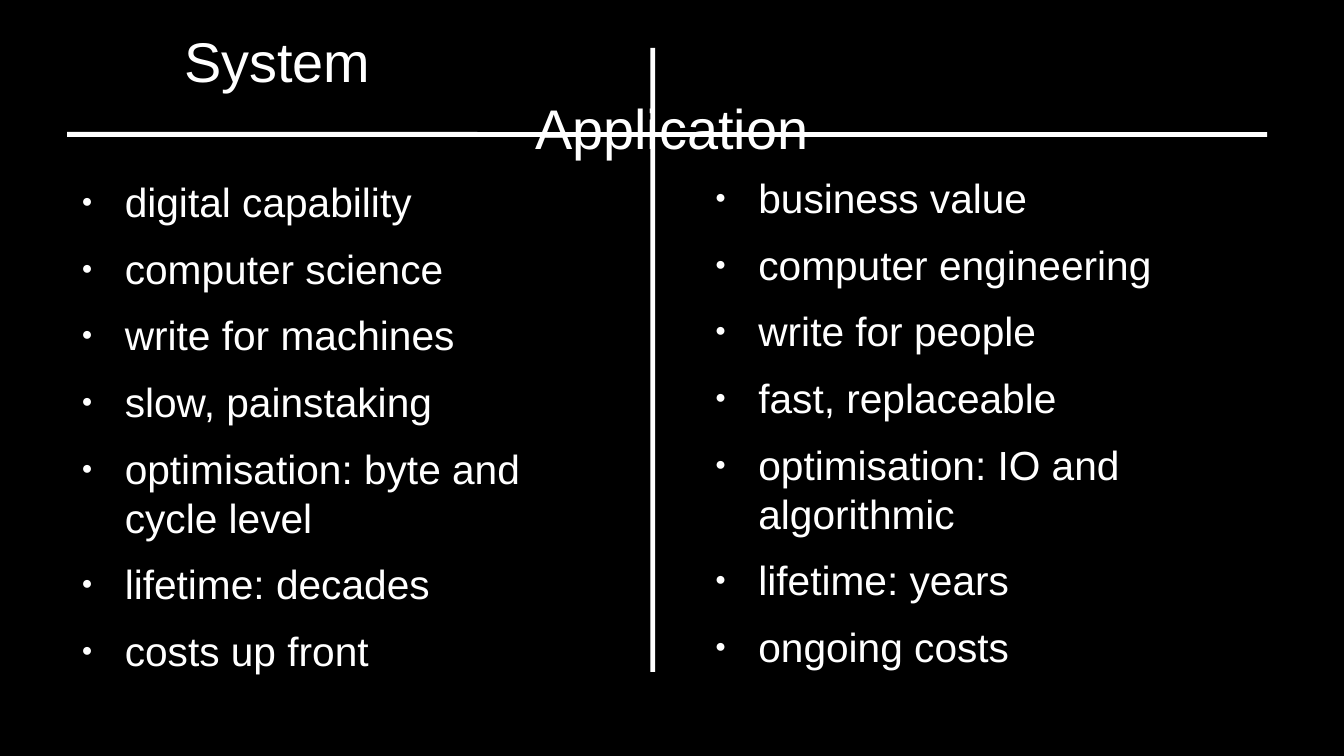
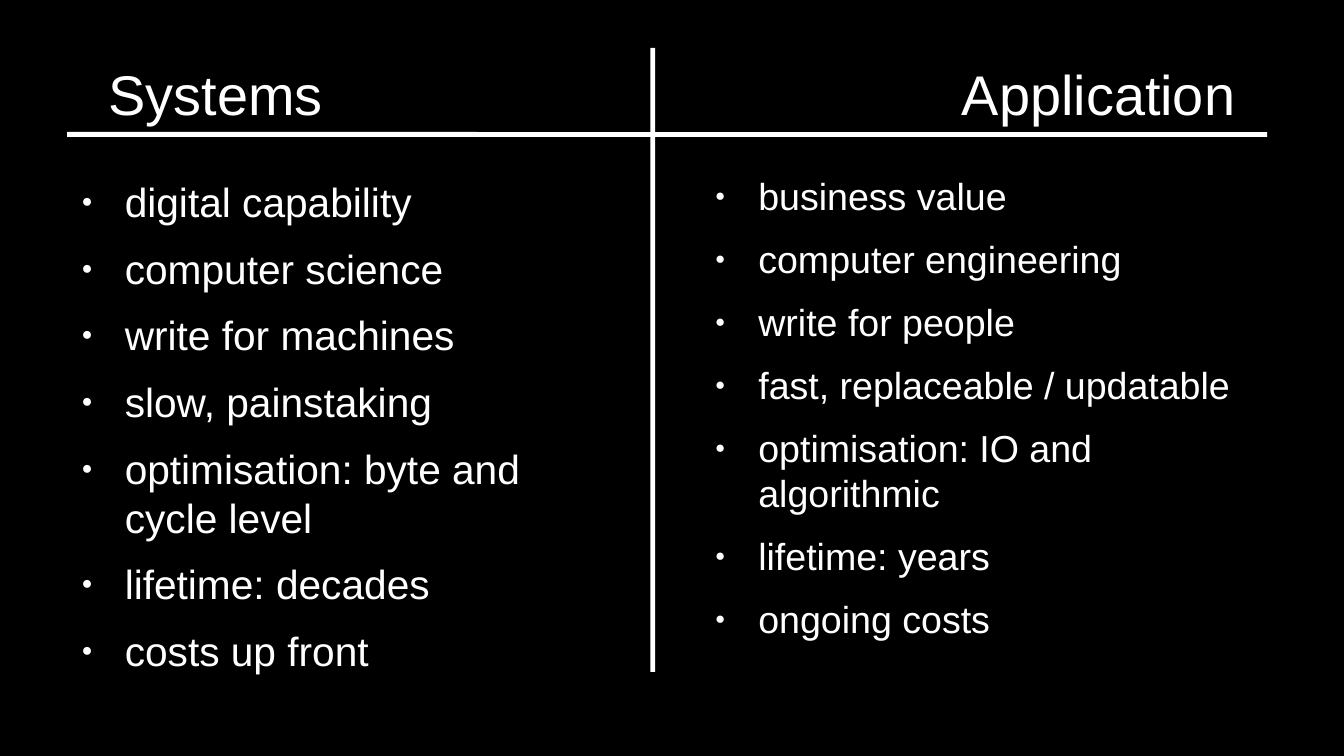
Before and after one commit to numical/jsacademy, a slide deck: slide 11 of session1/Talk1.odp (slide 7 before the commit). Drawn at 1344x756 pixels with LibreOffice and Linux fonts; fonts in the diff are those of the drawing. Boxes give left, top, right and bottom in pixels: in the first picture for what was removed or moved away, otherwise in the second. Text is boxed around its words. In the diff, an @@ line names an element or a change of style, - is before the commit and + after.

```diff
--- a/session1/Talk1.odp
+++ b/session1/Talk1.odp
@@ title at <box>109,74,1235,125</box>: text changed @@
-System Application
+Systems Application
@@ text at <box>758,182,1121,641</box>: size 24 to 22.2 pt in "business value", "computer engineering", "write for people", "optimisation: IO and algorithmic" and 2 more places @@
@@ text at <box>758,371,1230,407</box>: text changed; size 24 to 22.2 pt @@
-● fast, replaceable
+● fast, replaceable / updatable
```
Also in this commit, not shown: 4 other slides changed, 18 slides added, 2 other files.
